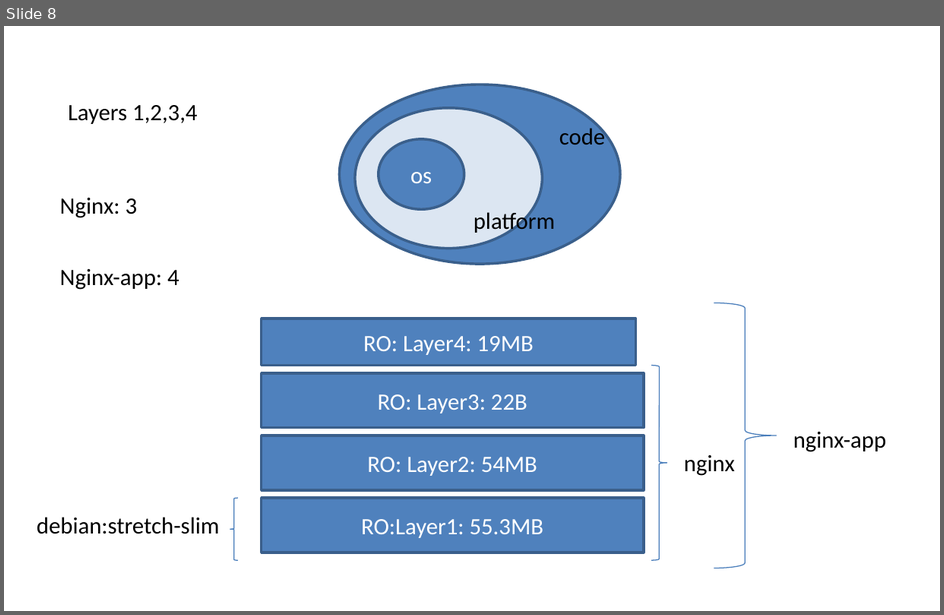
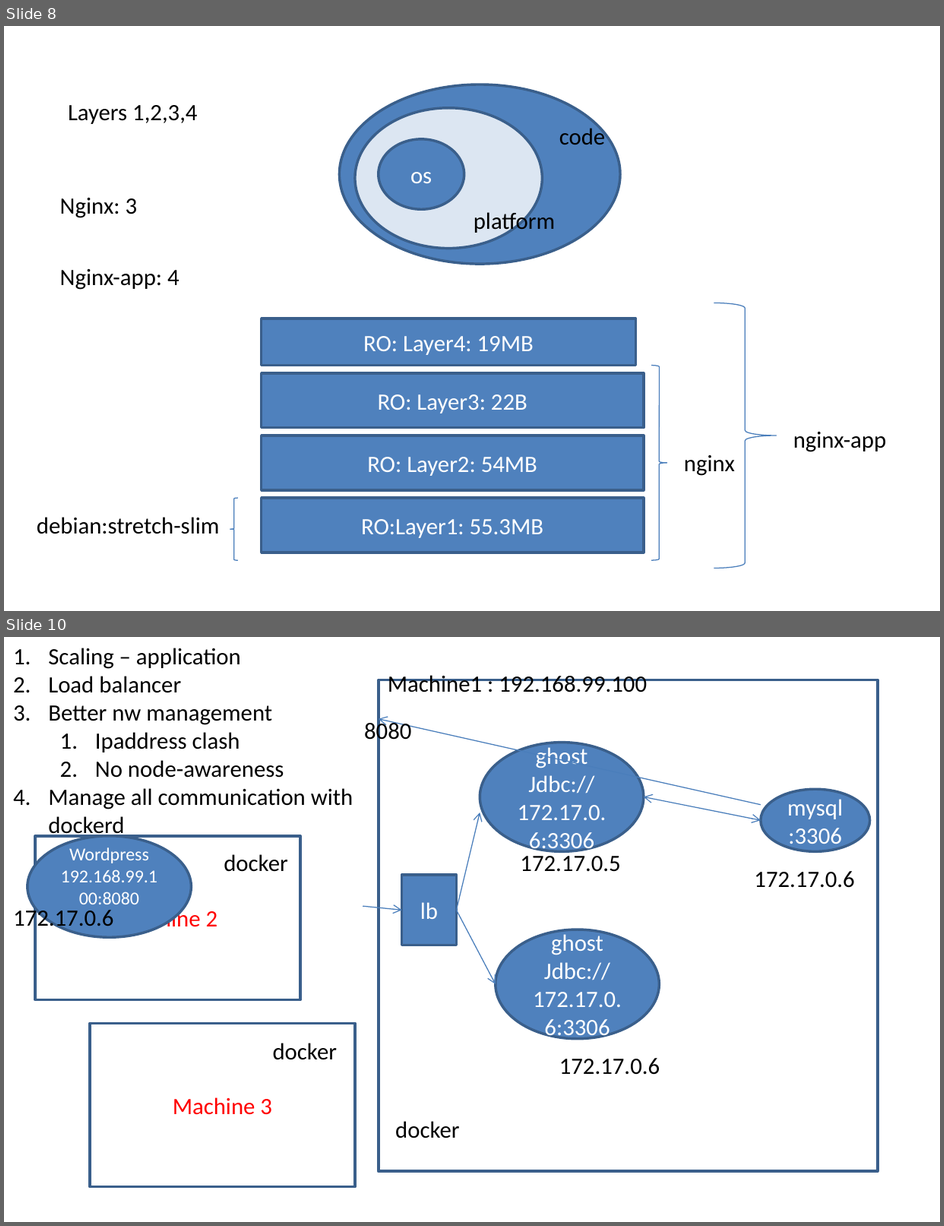
Before and after one commit to AdityaSP/ora-jun24-dock-kube, a slide deck: rough-diag.pptx. Shown one above the other, each under a label of ours: slide 8 before the commit, slides 8 and 10 after it; the slides between them are not shown. The pictures are 944x615 and 944x1226 pixels, drawn with LibreOffice and Linux fonts; fonts in the diff are those of the drawing. Boxes give left, top, right and bottom in pixels: in the first picture for what was removed or moved away, otherwise in the second. Text is boxed around its words. In the diff, an @@ line names an element or a change of style, - is before the commit and + after.

```diff
--- a/rough-diag.pptx
+++ b/rough-diag.pptx
@@ slide 10 added at box(4, 637, 940, 1222), background #FFFFFF @@
@@ text added at box(48, 648, 353, 839), 18 pt, text #000000 @@
+1. Scaling – application
+2. Load balancer
+3. Better nw management
+  1. Ipaddress clash
+  2. No node-awareness
+4. Manage all communication with dockerd
@@ rectangle added at box(379, 680, 877, 1171), outline #3A5F8C 2 pt @@
@@ text added at box(388, 675, 647, 692), 18 pt, text #000000 @@
+Machine1 : 192.168.99.100
@@ text added at box(364, 719, 411, 745), 18 pt, text #000000 @@
+8080
@@ arrow added from (760, 805) to (379, 719), #4B7EBC 0.75 pt @@
@@ ellipse added at box(480, 742, 643, 851), fill #4F81BD, outline #3A5F8C 2 pt, 18 pt, text #FFFFFF @@
+ghost
+Jdbc://172.17.0.6:3306
@@ ellipse added at box(760, 789, 870, 851), fill #4F81BD, outline #3A5F8C 2 pt, 18 pt, text #FFFFFF @@
+mysql:3306
@@ arrow added from (456, 911) to (480, 813), #4B7EBC 0.75 pt @@
@@ double arrow added from (643, 797) to (760, 820), #4B7EBC 0.75 pt @@
@@ ellipse added at box(28, 835, 191, 936), fill #4F81BD, outline #3A5F8C 2 pt, 14 pt, text #FFFFFF @@
+Wordpress
+192.168.99.100:8080
@@ rectangle added at box(35, 835, 300, 1000), outline #3A5F8C 2 pt, 18 pt, text #FF0000 @@
+Machine 2
@@ text added at box(224, 854, 287, 872), 18 pt, text #000000 @@
+docker
@@ text added at box(520, 852, 620, 872), 18 pt, text #000000 @@
+172.17.0.5
@@ rectangle added at box(402, 875, 456, 945), fill #4F81BD, outline #3A5F8C 2 pt, 18 pt, text #FFFFFF @@
+lb
@@ text added at box(754, 871, 854, 888), 18 pt, text #000000 @@
+172.17.0.6
@@ text added at box(13, 906, 113, 932), 18 pt, text #000000 @@
+172.17.0.6
@@ arrow added from (363, 907) to (402, 911), #4B7EBC 0.75 pt @@
@@ arrow added from (456, 911) to (496, 984), #4B7EBC 0.75 pt @@
@@ ellipse added at box(496, 929, 659, 1039), fill #4F81BD, outline #3A5F8C 2 pt, 18 pt, text #FFFFFF @@
+ghost
+Jdbc://172.17.0.6:3306
@@ rectangle added at box(90, 1023, 355, 1186), outline #3A5F8C 2 pt, 18 pt, text #FF0000 @@
+Machine 3
@@ text added at box(273, 1043, 337, 1060), 18 pt, text #000000 @@
+docker
@@ text added at box(560, 1058, 660, 1075), 18 pt, text #000000 @@
+172.17.0.6
@@ text added at box(395, 1121, 459, 1139), 18 pt, text #000000 @@
+docker
```
Also in this commit, not shown: 1 slide changed, 4 other slides added, 10 other files.
